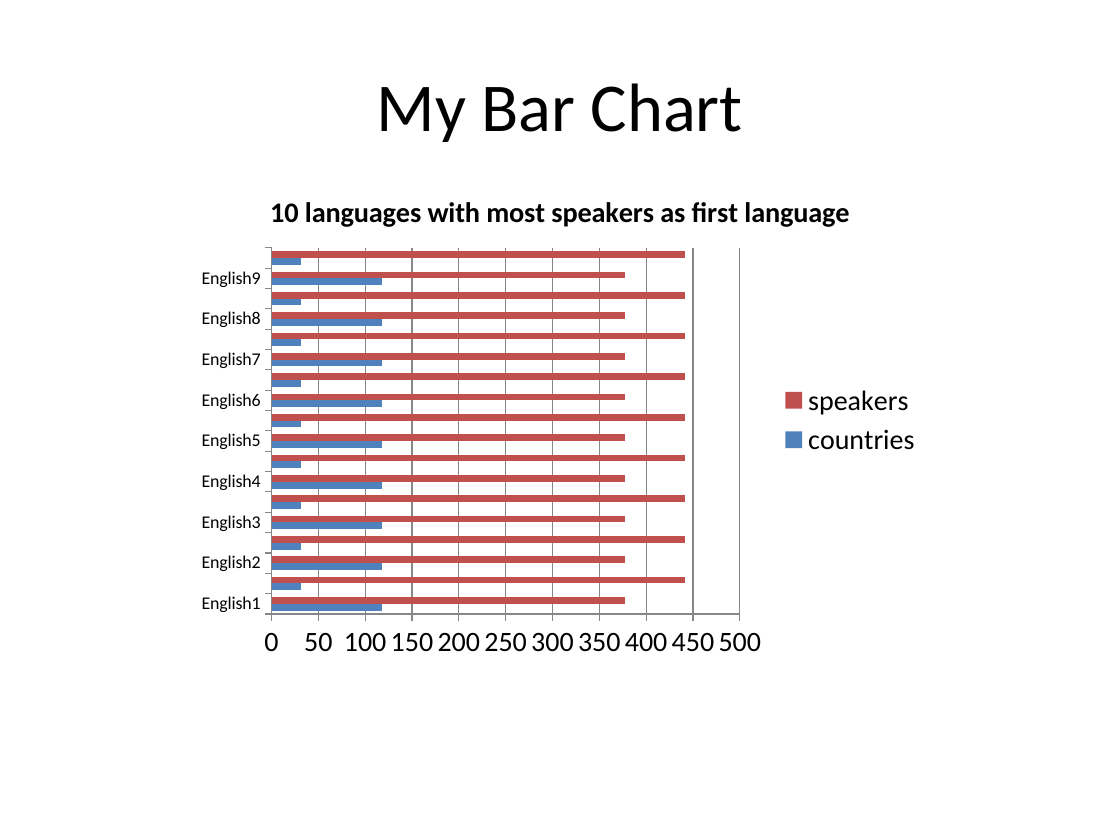
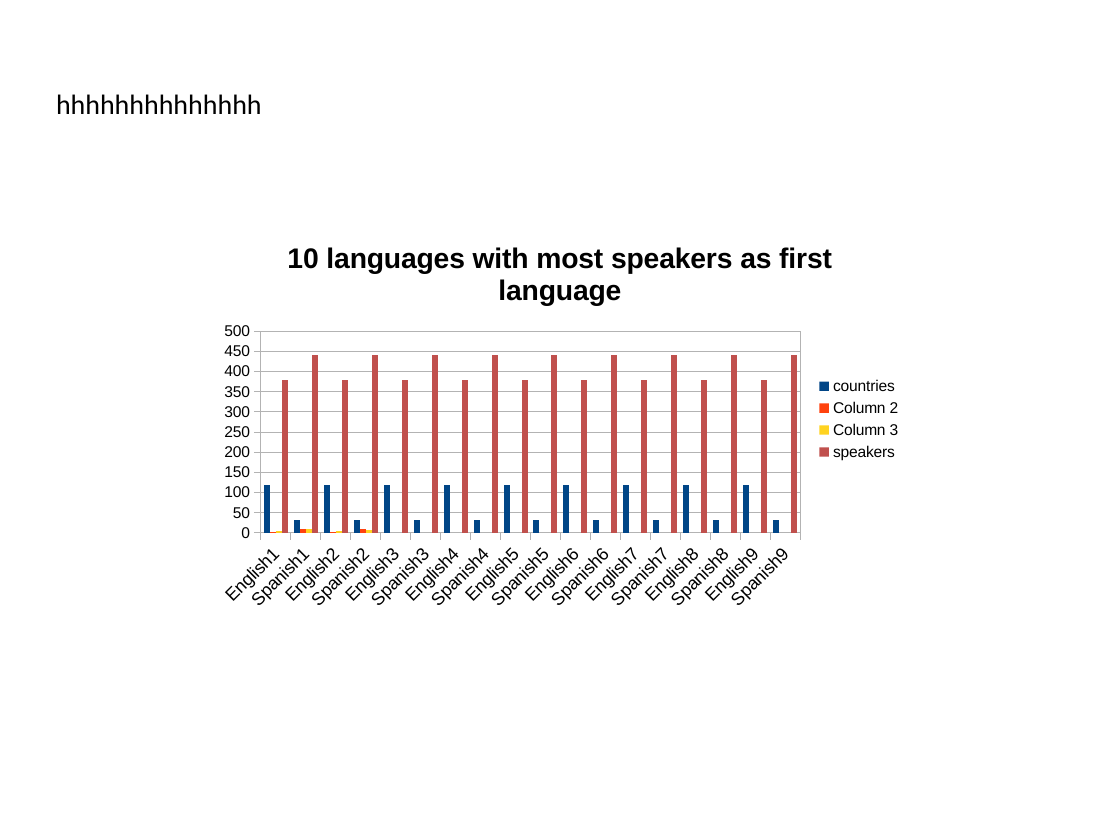
Before and after one commit to hintonandrew510/wizardfrontend, a slide deck: slide 2 of mavenprojectSCR/bar-chart-demo-output.pptx (slide 1 before the commit). Drawn at 1120x840 pixels with LibreOffice and Linux fonts; fonts in the diff are those of the drawing. Boxes give left, top, right and bottom in pixels: in the first picture for what was removed or moved away, otherwise in the second. Text is boxed around its words. In the diff, an @@ line names an element or a change of style, - is before the commit and + after.

```diff
--- a/mavenprojectSCR/bar-chart-demo-output.pptx
+++ b/mavenprojectSCR/bar-chart-demo-output.pptx
@@ title at (56, 94, 262, 114): text changed; size 44 to 18 pt @@
-My Bar Chart
+hhhhhhhhhhhhhh
@@ bar chart at (207, 221, 913, 617) @@
@@ bar chart to column chart @@
@@ colour of countries #4F81BD to #004586 @@
-speakers: 380, 440, 380, 440, 380, 440, 380, 440, 380, 440, 380, 440, 380, 440, 380, 440, 380, 440
+Column 2: 0, 10, 0, 10
@@ colour of Column 2 #C0504D to #FF420E @@
+speakers: 380, 440, 380, 440, 380, 440, 380, 440, 380, 440, 380, 440, 380, 440, 380, 440, 380, 440
+Column 3: 0, 10, 0, 10
@@ legend changed @@
@@ category axis changed @@
@@ value axis changed @@
@@ lettering changed @@
@@ column chart: place and size @@
-column chart at (187, 171, 934, 669)
+column chart at (207, 221, 913, 617)
```
Also in this commit, not shown: 1 other slide changed, 1 slide added, 41 other files.
